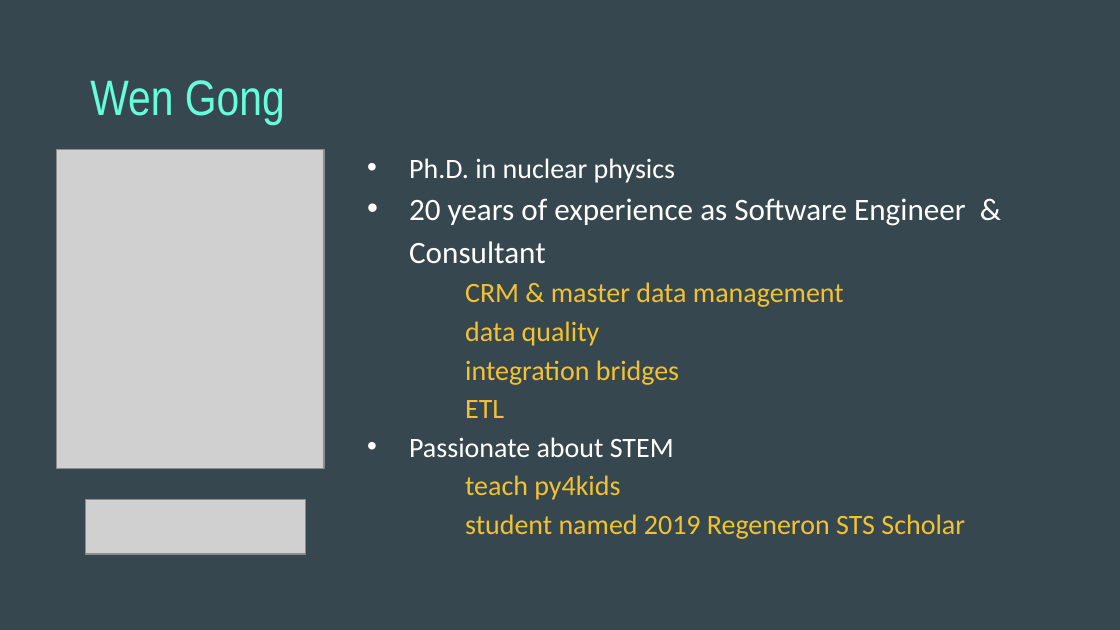
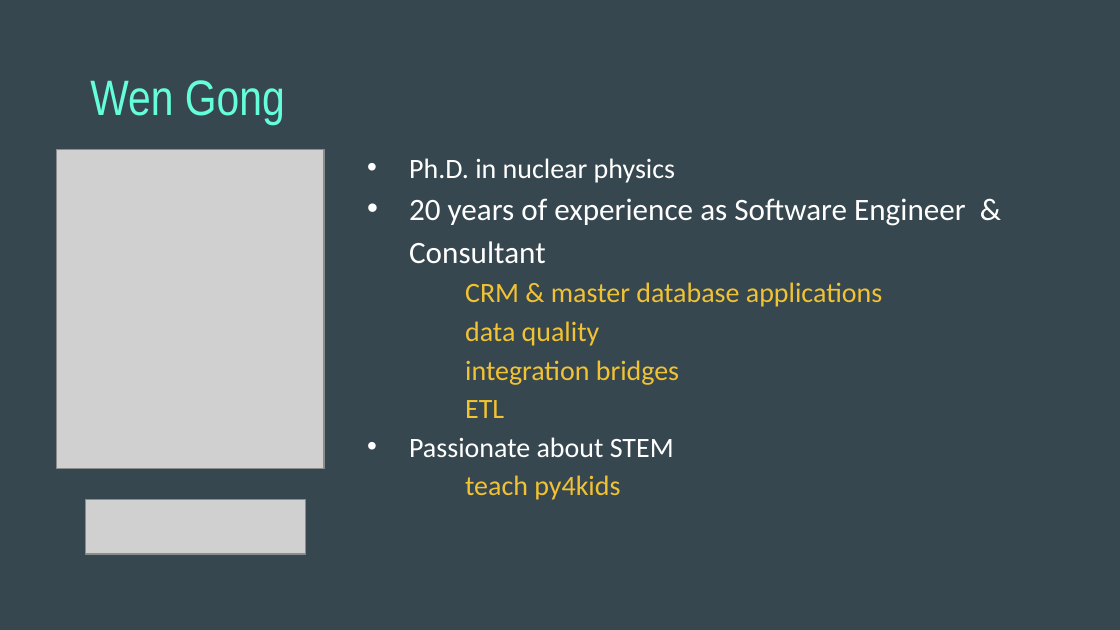
Before and after one commit to wgong/code2cloud, a slide deck: slide 9 of docs/code2cloud.pptx. Drawn at 1120x630 pixels with LibreOffice and Linux fonts; fonts in the diff are those of the drawing; grey boxes stand for pictures. Boxes give left, top, right and bottom in pixels: in the first picture for what was removed or moved away, otherwise in the second. Text is boxed around its words. In the diff, an @@ line names an element or a change of style, - is before the commit and + after.

```diff
--- a/docs/code2cloud.pptx
+++ b/docs/code2cloud.pptx
@@ text at (465,282,882,307): text changed @@
-CRM & master data management
+CRM & master database applications
@@ text at (465,514,965,539): paragraph removed @@
-student named 2019 Regeneron STS Scholar
```
Also in this commit, not shown: 8 other slides changed, 2 slides added, 1 other file.
